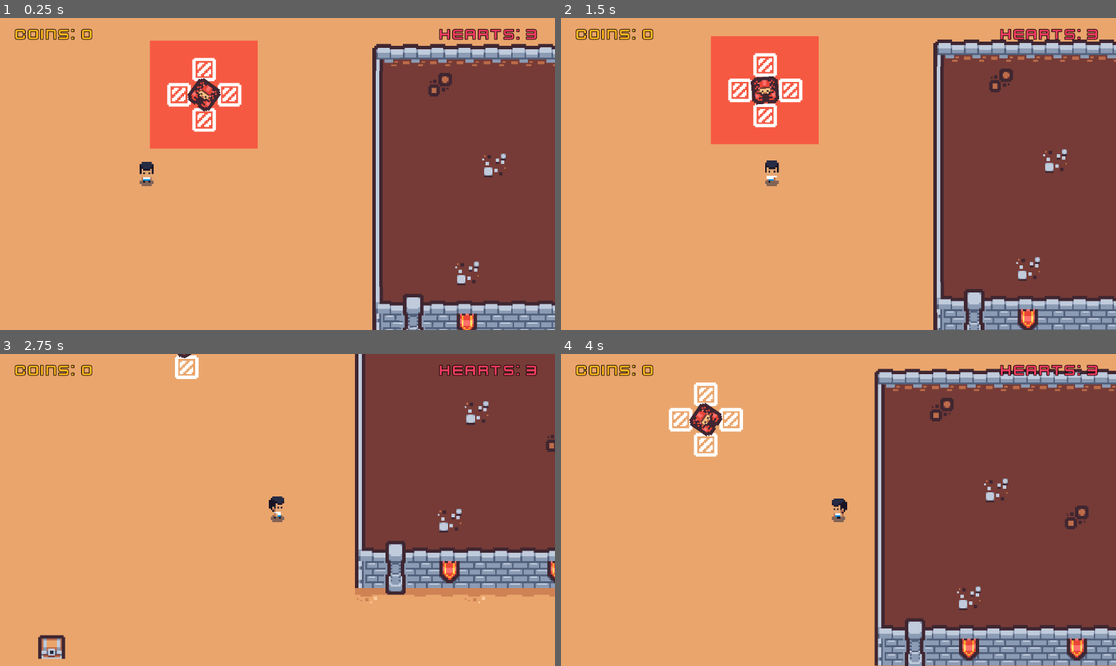
Above: before the commit, frames 1-4 (two rows, left to right).
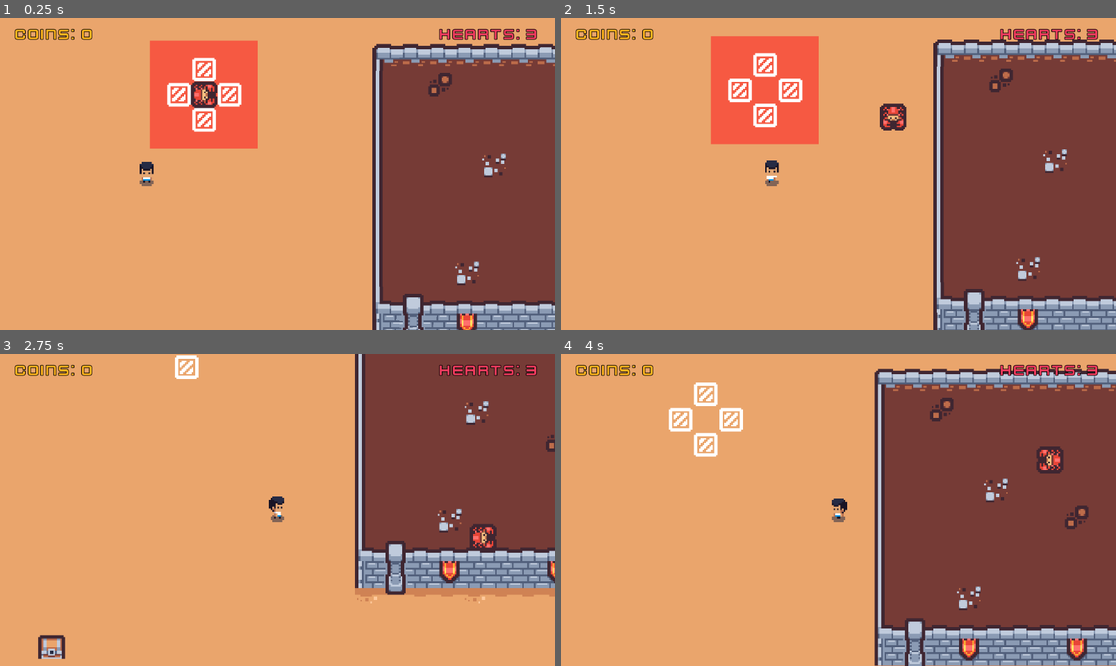
Above: after the commit, the same moments.

Repository: ki8yk8/game-dev-resolution
Game: Godot game, scene res://scenes/game_play.tscn
Same seed, same stepped clock (60 frames per second), same inputs: the game is played once before the commit and once after it.
Inputs (mouse positions are in pixels of both pictures, inside the frame that each line leads up to):
- Up to frame 1 (0.25 s): no input
- Up to frame 2 (1.5 s): tap Enter at 0.5 s; move the mouse to (960, 158) at 0.52 s; hold D (right) 0.53-1.28 s; tap Space (action) at 0.6 s; click (960, 158) at 0.67 s; move the mouse to (727, 189) at 1.27 s; hold Down (down) from 1.28 s (still down); tap Alt at 1.35 s
- Up to frame 3 (2.75 s): move the mouse to (333, 441) at 2.02 s; release Down (down) at 2.03 s; hold D (right) from 2.03 s (still down); tap Shift at 2.1 s
- Up to frame 4 (4 s): move the mouse to (810, 572) at 2.77 s; release D (right) at 2.78 s; hold Up (up) 2.78-3.53 s; tap Space (action) at 2.85 s; click (810, 572) at 2.92 s; move the mouse to (1005, 556) at 3.52 s; hold A (left) from 3.53 s (still down); tap Alt at 3.6 s

The runs differ from the first frame. In frame 1, 0.3% of the frame differs, in the area x 33-40%, y 19-31%; in frame 2, 0.7%; in frame 3, 0.4%; in frame 4, 0.8%, in the area x 23-91%, y 15-39%.

Commit message:
the scorpion copies the player movement

Diff:
--- a/scripts/scorpion.gd
+++ b/scripts/scorpion.gd
@@ -1,9 +1,36 @@
 extends CharacterBody2D
 class_name Scorpion
 
-var scorpionActive: bool = false
+var scorpionActive: bool = true
+const SPEED: float = 80.0
 
 @onready var player: CharacterBody2D = $"../../Player"
 
 func _process(delta: float) -> void:
-	look_at(player.global_position)
+	if not scorpionActive:
+		look_at(player.global_position)
+
+func _physics_process(delta: float) -> void:
+	if not scorpionActive:
+		return
+
+	var horizontalDir = Input.get_axis("left", "right")
+	var verticalDir = Input.get_axis("up", "down")
+
+	if (horizontalDir and verticalDir) or (not horizontalDir and not verticalDir):
+		velocity.x = move_toward(velocity.x, 0, SPEED)
+		velocity.y = move_toward(velocity.y, 0, SPEED)
+	elif horizontalDir:
+		velocity.x = SPEED * horizontalDir
+		if horizontalDir == -1:
+			rotation_degrees = 180
+		else:
+			rotation_degrees = 0
+	elif verticalDir:
+		velocity.y = SPEED * verticalDir
+		if verticalDir == -1:
+			rotation_degrees = 270
+		else:
+			rotation_degrees = 90
+
+	move_and_slide()
--- a/scripts/scorpion_trap.gd
+++ b/scripts/scorpion_trap.gd
@@ -6,6 +6,7 @@
 @onready var glass4 = $Glasses/Glass5
 @onready var stayTimer:Timer = $StayTimer
 @onready var glassShatterSfx: AudioStreamPlayer2D = $glassShatter
+@onready var scorpion: Node = $Scorpion
 
 const THRESHOLD = 3.0
 
@@ -26,6 +27,7 @@
 	var glasses = [glass1, glass2, glass3, glass4]
 	for glass in glasses:
 		glass.shatter()
+	scorpion.scorpionActive = true
 
 func _on_body_entered(body: Node2D) -> void:
 	if body is Player:
